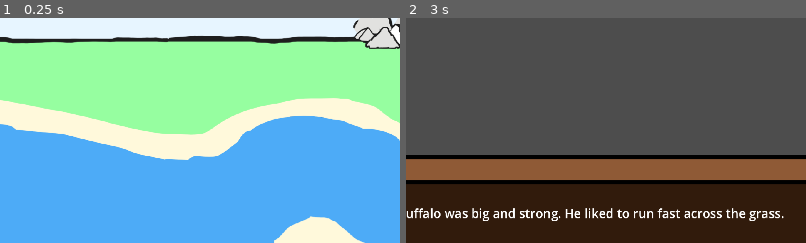
Above: before the commit, frames 1-2 (left to right).
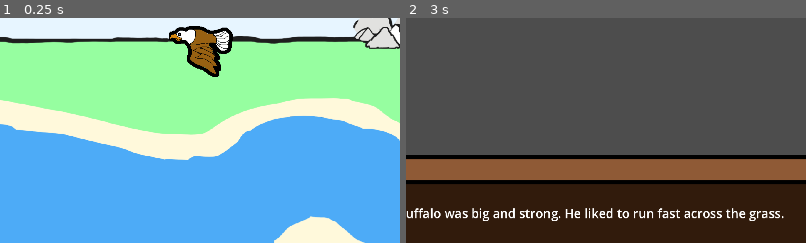
Above: after the commit, the same moments.

Repository: PolTwice/ProjectTanisi
Game: Godot game, scene res://main.tscn
Two runs of this game, one before a commit and one after it. Both use one fixed random seed, a clock stepped at 60 frames per second and the inputs below.
Inputs (mouse positions are % of the whole screen's width and height, from its top left):
- Up to frame 1 (0.25 s): no input
- Up to frame 2 (3 s): click "Pick an Animal to hear a Stor…" at 0.5 s; click "Pick an Animal to hear a Stor…" at 1.25 s; click "Pick an Animal to hear a Stor…" at 2 s; tap Enter at 2.75 s; move the mouse to (19, 64) at 2.77 s; click (19, 64) at 2.92 s
The pictures show only the part of the screen within x 28-78%, y 20-70%; the shares and areas given below are measured in that part.

The runs differ from the first frame. In frame 1, 2.1% of the frame differs, in the area x 42-59%, y 3-27%; in frame 2, nothing differs.

Commit message:
added assets and other stories

Diff:
--- /dev/null
+++ b/ChapterOne/AnimalSelectScenes/EagleLessonSelect.tscn
@@ -0,0 +1,24 @@
+[gd_scene load_steps=5 format=3 uid="uid://dj83aat4ycmm2"]
+
+[ext_resource type="PackedScene" uid="uid://drq53txkkdr8y" path="res://GenericScenes/genericAnimal.tscn" id="1_c3i8g"]
+[ext_resource type="Texture2D" uid="uid://clqbp2fjg7htd" path="res://ChapterOne/AnimalSelectScenes/assets/Eagle/Eagle 2.png" id="2_gioj8"]
+[ext_resource type="Texture2D" uid="uid://u44388ag735g" path="res://ChapterOne/AnimalSelectScenes/assets/Eagle/Eagle.png" id="3_rroln"]
+
+[sub_resource type="SpriteFrames" id="SpriteFrames_h6lfo"]
+animations = [{
+"frames": [{
+"duration": 1.0,
+"texture": ExtResource("2_gioj8")
+}, {
+"duration": 1.0,
+"texture": ExtResource("3_rroln")
+}],
+"loop": true,
+"name": &"default",
+"speed": 5.0
+}]
+
+[node name="Animal" instance=ExtResource("1_c3i8g")]
+
+[node name="AnimalSprite" parent="." index="0"]
+sprite_frames = SubResource("SpriteFrames_h6lfo")
--- a/ChapterOne/AnimalSelectScenes/animalSelectScene.tscn
+++ b/ChapterOne/AnimalSelectScenes/animalSelectScene.tscn
@@ -1,9 +1,10 @@
-[gd_scene load_steps=5 format=3 uid="uid://bi0pslf5vn6yf"]
+[gd_scene load_steps=6 format=3 uid="uid://bi0pslf5vn6yf"]
 
 [ext_resource type="PackedScene" uid="uid://bfy50ijn0okwe" path="res://ChapterOne/AnimalSelectScenes/LessonSelectBackground.tscn" id="1_8c87u"]
 [ext_resource type="PackedScene" uid="uid://byq48so6bekdy" path="res://ChapterOne/AnimalSelectScenes/BeaverLessonSelect.tscn" id="2_oyypd"]
 [ext_resource type="PackedScene" uid="uid://dewjhcey6tmgw" path="res://ChapterOne/AnimalSelectScenes/BuffaloLessonSelect.tscn" id="3_p5wf7"]
 [ext_resource type="PackedScene" uid="uid://bfnxevo05b0o6" path="res://ChapterOne/AnimalSelectScenes/bearLessonSelect.tscn" id="4_vrled"]
+[ext_resource type="PackedScene" uid="uid://dj83aat4ycmm2" path="res://ChapterOne/AnimalSelectScenes/EagleLessonSelect.tscn" id="5_lxpig"]
 
 [node name="AnimalSelectScene" type="Node2D"]
 
@@ -25,3 +26,9 @@
 position = Vector2(1707, 502)
 scale = Vector2(0.1, 0.1)
 lessonName = "The Courageous Bear"
+
+[node name="Animal" parent="." instance=ExtResource("5_lxpig")]
+position = Vector2(1026, 277)
+scale = Vector2(0.1, 0.1)
+lessonPath = "res://ChapterOne/EagleLesson/EagleLesson.tscn"
+lessonName = "The Loving Eagle"
--- a/ChapterOne/AnimalSelectScenes/bearLessonSelect.tscn
+++ b/ChapterOne/AnimalSelectScenes/bearLessonSelect.tscn
@@ -19,6 +19,8 @@
 }]
 
 [node name="BearSelect" instance=ExtResource("1_8yrxv")]
+lessonPath = "res://ChapterOne/BearLesson/BearLesson.tscn"
+lessonName = "The CourageousBear"
 
 [node name="AnimalSprite" parent="." index="0"]
 sprite_frames = SubResource("SpriteFrames_4bjim")
--- /dev/null
+++ b/ChapterOne/BearLesson/Bear Story.tres
@@ -0,0 +1,14 @@
+[gd_resource type="Resource" script_class="DialogBlock" load_steps=4 format=3 uid="uid://c6ukqpkp0ogsj"]
+
+[ext_resource type="Script" uid="uid://hfxsmkkfuyqk" path="res://GenericScenes/TextBox/DialogueBox.gd" id="1_dhws5"]
+[ext_resource type="AudioStream" uid="uid://bknm06mfgj7qw" path="res://ChapterOne/Sounds/Bear.mp3" id="1_i8b73"]
+[ext_resource type="AudioStream" uid="uid://s001c0k3axce" path="res://ChapterOne/Sounds/Wolf.mp3" id="2_42kch"]
+
+[resource]
+resource_name = "Bear Story"
+script = ExtResource("1_dhws5")
+creeLines = Array[String](["Cree Placeholder", "Cree Placeholder", "Cree Placeholder", "Cree Placeholder", "Cree Placeholder", "Cree Placeholder", "Cree Placeholder"])
+englishLines = Array[String](["Bear liked quiet places. Loud things made Bear scared. ", "One night, the wind roared through the trees. ", "Bear wanted to hide, but took a deep breath.", "Bear stood tall and gave a big roar back. ", "The sound made Bear feel strong.", "“I was scared, but I tried,” thought Bear. ", "Bear learned courage. "])
+creeAudios = Array[AudioStream]([ExtResource("1_i8b73"), ExtResource("1_i8b73"), ExtResource("1_i8b73"), ExtResource("1_i8b73"), ExtResource("1_i8b73"), ExtResource("1_i8b73"), ExtResource("1_i8b73")])
+englishAudios = Array[AudioStream]([ExtResource("2_42kch"), ExtResource("2_42kch"), ExtResource("2_42kch"), ExtResource("2_42kch"), ExtResource("2_42kch"), ExtResource("2_42kch"), ExtResource("2_42kch")])
+metadata/_custom_type_script = "uid://hfxsmkkfuyqk"
--- a/ChapterOne/BearLesson/BearLesson.tscn
+++ b/ChapterOne/BearLesson/BearLesson.tscn
@@ -1,8 +1,13 @@
-[gd_scene load_steps=2 format=3 uid="uid://c1upw3f0qecc5"]
+[gd_scene load_steps=4 format=3 uid="uid://c1upw3f0qecc5"]
 
 [ext_resource type="PackedScene" uid="uid://c2nyhe52ydet3" path="res://GenericScenes/StoryManager.tscn" id="1_0qtf8"]
+[ext_resource type="Resource" uid="uid://c6ukqpkp0ogsj" path="res://ChapterOne/BearLesson/Bear Story.tres" id="2_b786v"]
+[ext_resource type="Resource" uid="uid://c7hxm5e3mtfqw" path="res://ChapterOne/TestQuiz.tres" id="3_mbisl"]
 
 [node name="Node" type="Node"]
 
 [node name="StoryManager" parent="." instance=ExtResource("1_0qtf8")]
 lessonName = "The Courageous Bear"
+storyResource = ExtResource("2_b786v")
+quizResourceArray = Array[Resource]([ExtResource("3_mbisl"), ExtResource("3_mbisl")])
+order = Array[int]([1, 0, 1, 1, 1, 1, 1, 1, 0])
--- /dev/null
+++ b/ChapterOne/EagleLesson/Eagle Story.tres
@@ -0,0 +1,14 @@
+[gd_resource type="Resource" script_class="DialogBlock" load_steps=4 format=3 uid="uid://cu33p45n61bf7"]
+
+[ext_resource type="Script" uid="uid://hfxsmkkfuyqk" path="res://GenericScenes/TextBox/DialogueBox.gd" id="1_whg4s"]
+[ext_resource type="AudioStream" uid="uid://bknm06mfgj7qw" path="res://ChapterOne/Sounds/Bear.mp3" id="1_yyul7"]
+[ext_resource type="AudioStream" uid="uid://h3ibjg4yc80u" path="res://ChapterOne/Sounds/Eagle.mp3" id="2_x7snt"]
+
+[resource]
+resource_name = "Eagle Story"
+script = ExtResource("1_whg4s")
+creeLines = Array[String](["Cree Placeholder", "Cree Placeholder", "Cree Placeholder", "Cree Placeholder", "Cree Placeholder", "Cree Placeholder", "Cree Placeholder", "Cree Placeholder"])
+englishLines = Array[String]([" Eagle flew high above the trees. The wind felt cool on  Eagle’s wings. ", " Eagle saw a broken nest in the tall pine tree. The nest was small and shaky. ", " Eagle wanted to help.  Eagle found twigs and soft leaves. ", "Slowly and carefully,  Eagle fixed the nest. ", "Mom Eagle flew over and smiled. “Thank you,  Eagle. Love means caring for family.” ", " Eagle looked at the strong nest and felt happy inside. ", "Love is helping those you care about, even when it takes time. ", " Eagle flapped wings with joy and flew back home. "])
+creeAudios = Array[AudioStream]([ExtResource("1_yyul7"), ExtResource("1_yyul7"), ExtResource("1_yyul7"), ExtResource("1_yyul7"), ExtResource("1_yyul7"), ExtResource("1_yyul7"), ExtResource("1_yyul7"), ExtResource("1_yyul7")])
+englishAudios = Array[AudioStream]([ExtResource("2_x7snt"), ExtResource("2_x7snt"), ExtResource("2_x7snt"), ExtResource("2_x7snt"), ExtResource("2_x7snt"), ExtResource("2_x7snt"), ExtResource("2_x7snt"), ExtResource("2_x7snt")])
+metadata/_custom_type_script = "uid://hfxsmkkfuyqk"
--- /dev/null
+++ b/ChapterOne/EagleLesson/EagleLesson.tscn
@@ -0,0 +1,13 @@
+[gd_scene load_steps=4 format=3 uid="uid://dv4yrndrtilpl"]
+
+[ext_resource type="PackedScene" uid="uid://c2nyhe52ydet3" path="res://GenericScenes/StoryManager.tscn" id="1_yjolj"]
+[ext_resource type="Resource" path="res://ChapterOne/EagleLesson/Eagle Story.tres" id="2_mvtbn"]
+[ext_resource type="Resource" uid="uid://c7hxm5e3mtfqw" path="res://ChapterOne/TestQuiz.tres" id="3_c3rfh"]
+
+[node name="Node" type="Node"]
+
+[node name="StoryManager" parent="." instance=ExtResource("1_yjolj")]
+lessonName = "The Loving Eagle"
+storyResource = ExtResource("2_mvtbn")
+quizResourceArray = Array[Resource]([ExtResource("3_c3rfh"), ExtResource("3_c3rfh")])
+order = Array[int]([1, 0, 1, 1, 1, 1, 1, 1, 1, 0])
--- a/ChapterOne/TestQuiz.tres
+++ b/ChapterOne/TestQuiz.tres
@@ -5,7 +5,7 @@
 
 [resource]
 script = ExtResource("2_rd0oh")
-choices = ["Choice 1", "Choice 2", "The Right Choice", "Another Choice"]
+choices = ["Choice 1", "Choice 2", "The Right Choice", "Choice 3"]
 correctIndex = 2
 picture = ExtResource("1_prypu")
 metadata/_custom_type_script = "uid://dux5iq8x4urte"
Binary file added: ChapterOne/AnimalSelectScenes/assets/Eagle/Eagle 2.png
Not shown, added: ChapterOne/AnimalSelectScenes/assets/Eagle/Eagle 2.png.import
Binary file added: ChapterOne/AnimalSelectScenes/assets/Eagle/Eagle.png
Not shown, added: ChapterOne/AnimalSelectScenes/assets/Eagle/Eagle.png.import
Binary file added: ChapterOne/AnimalSelectScenes/assets/SabeTwo/sabe.png
Not shown, added: ChapterOne/AnimalSelectScenes/assets/SabeTwo/sabe.png.import
Binary file added: ChapterOne/AnimalSelectScenes/assets/SabeTwo/sabe2.png
Not shown, changed: ChapterOne/AnimalSelectScenes/assets/SabeTwo/sabe2.png.import
Binary file added: ChapterOne/AnimalSelectScenes/assets/Turtle/Turtle.png
Not shown, added: ChapterOne/AnimalSelectScenes/assets/Turtle/Turtle.png.import
Binary file added: ChapterOne/AnimalSelectScenes/assets/Turtle/Turtle1.png
Not shown, changed: ChapterOne/AnimalSelectScenes/assets/Turtle/Turtle1.png.import
(and 8 more such lines)
